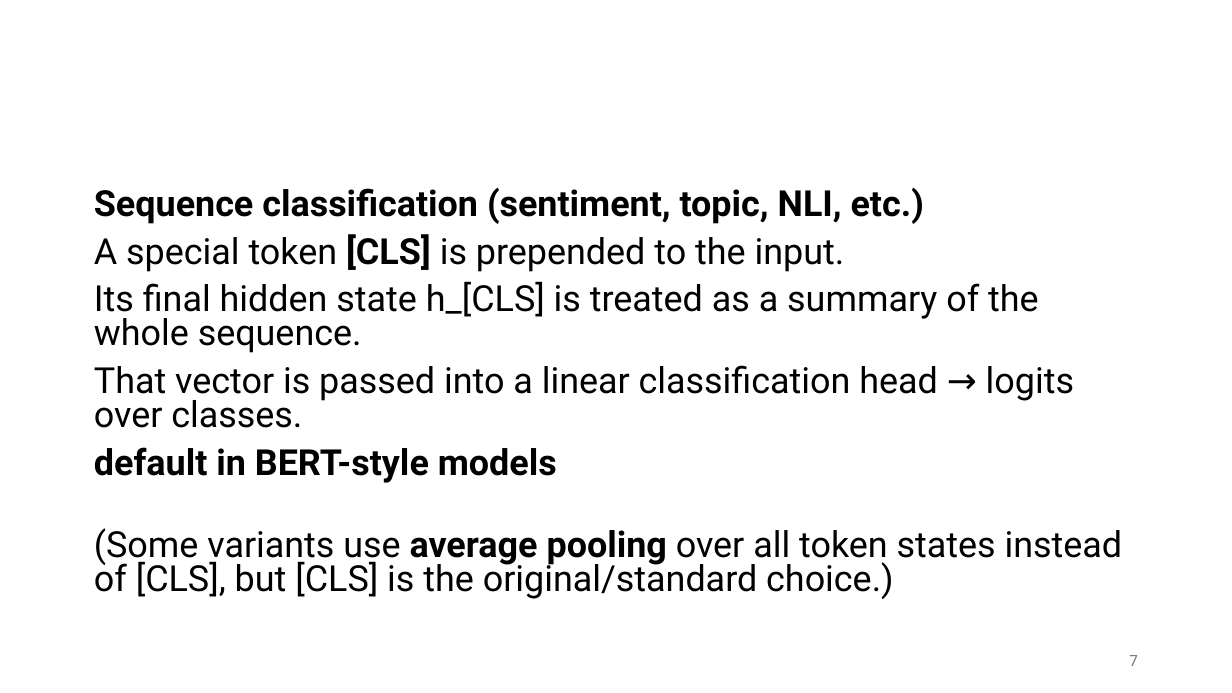
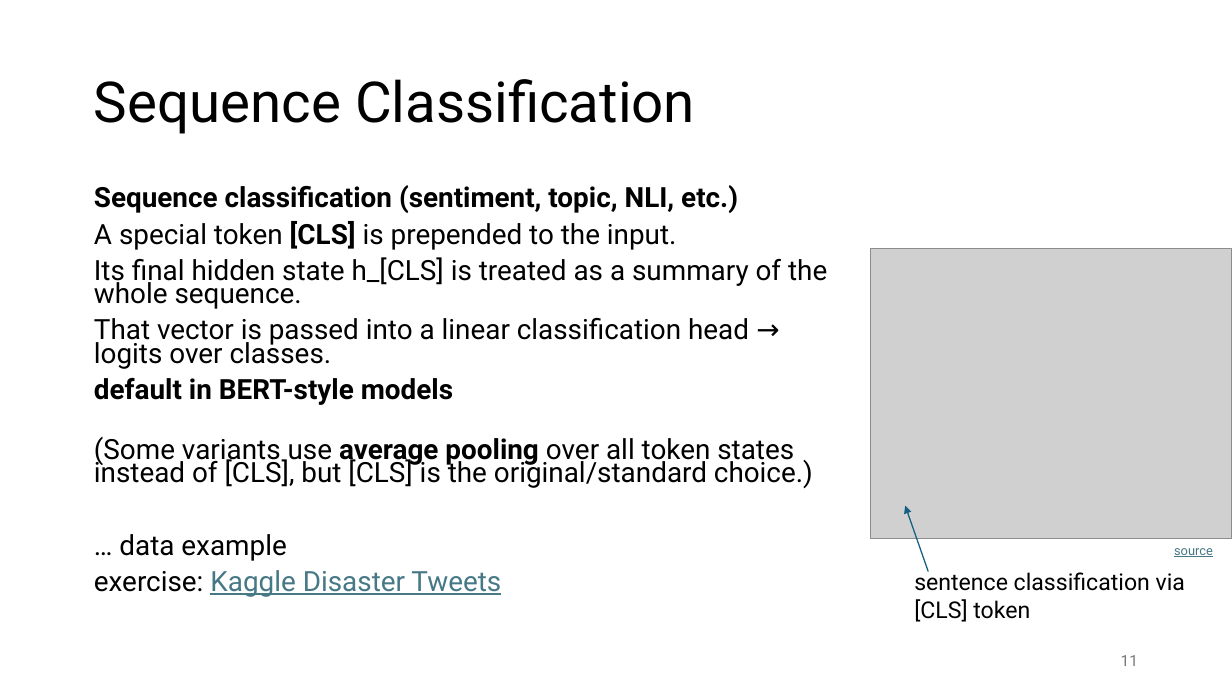
Before and after one commit to FelixWick/language_models, a slide deck: slide 11 of slides/5_finetuning.pptx (slide 7 before the commit). Drawn at 1232x693 pixels with LibreOffice and Linux fonts; fonts in the diff are those of the drawing; grey boxes stand for pictures. Boxes give left, top, right and bottom in pixels: in the first picture for what was removed or moved away, otherwise in the second. Text is boxed around its words. In the diff, an @@ line names an element or a change of style, - is before the commit and + after.

```diff
--- a/slides/5_finetuning.pptx
+++ b/slides/5_finetuning.pptx
@@ title added at (x1=94, y1=79, x2=695, y2=134), 44 pt, text #000000 @@
+Sequence Classification
@@ text at (x1=94, y1=185, x2=827, y2=488): size 28 to 21.7 pt in "Sequence classification (sentiment, topic, NLI, etc.)", "A special token [CLS] is prepended to ...", "Its final hidden state h_[CLS] is treated ...", "That vector is passed into a linear ..." and 2 more places; line spacing 0.8 to 0.7 @@
@@ picture added at (x1=871, y1=249, x2=1232, y2=539) @@
@@ arrow added from (929, 572) to (906, 506), #156082 1 pt @@
@@ text at (x1=94, y1=534, x2=501, y2=597): paragraphs added @@
+… data example
+exercise: Kaggle Disaster Tweets
@@ text added at (x1=914, y1=569, x2=1185, y2=622), 18 pt, text #000000 @@
+sentence classification via [CLS] token
@@ text added at (x1=1174, y1=548, x2=1213, y2=557), 10 pt, text #467886, underline @@
+source
@@ page number at (x1=1121, y1=655, x2=1138, y2=666): text changed @@
-7
+11
```
Also in this commit, not shown: 9 other slides changed, 5 slides removed.
